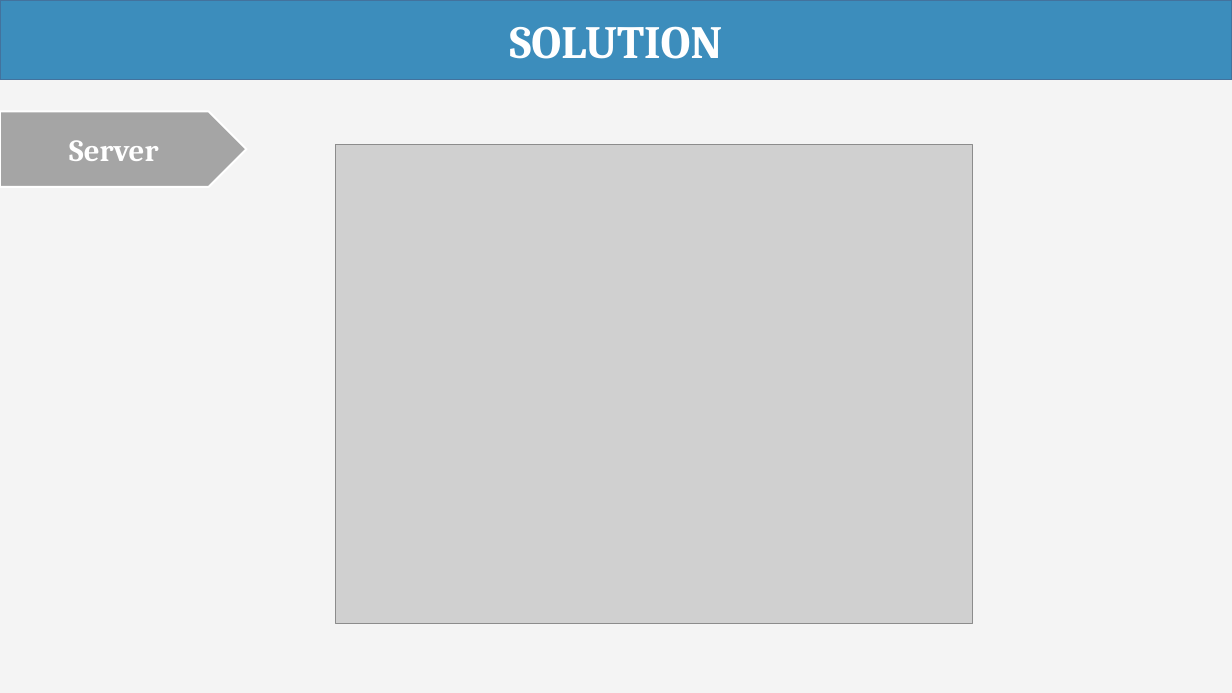
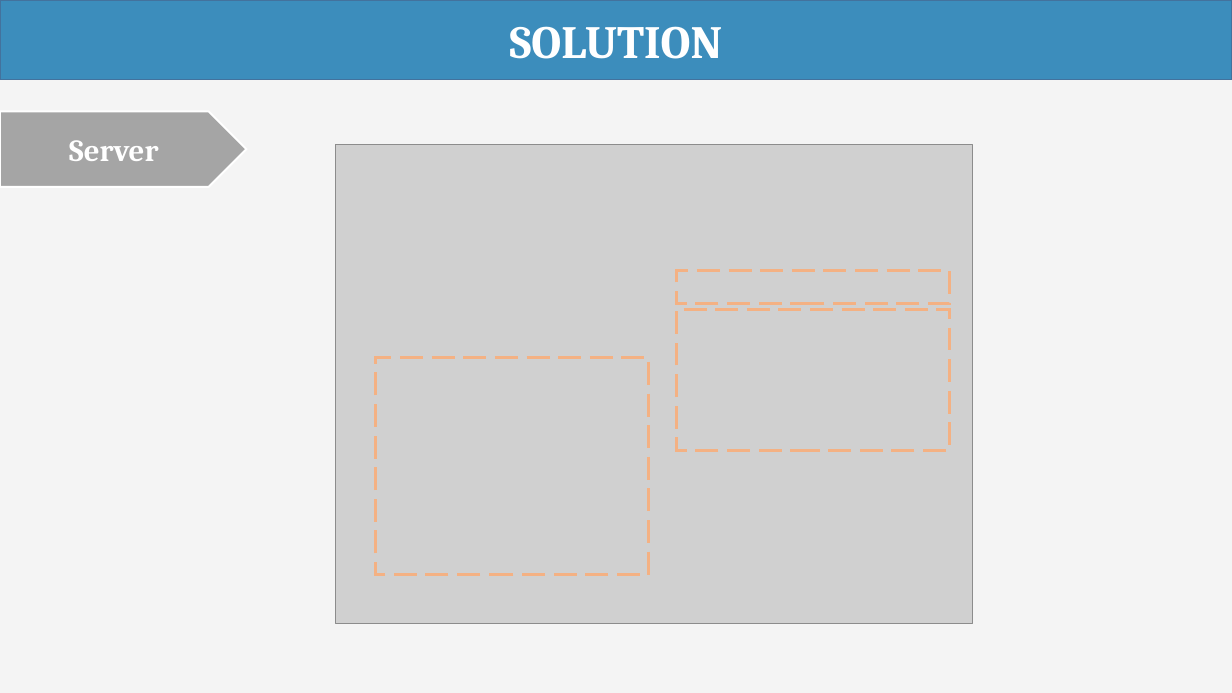
Before and after one commit to haltt051093/IMS-datacenter, a slide deck: slide 42 of Document/Presentation/IMS_20160407_Presentation.pptx. Drawn at 1232x693 pixels with LibreOffice and Linux fonts; fonts in the diff are those of the drawing; grey boxes stand for pictures. Boxes give left, top, right and bottom in pixels: in the first picture for what was removed or moved away, otherwise in the second. Text is boxed around its words. In the diff, an @@ line names an element or a change of style, - is before the commit and + after.

```diff
--- a/Document/Presentation/IMS_20160407_Presentation.pptx
+++ b/Document/Presentation/IMS_20160407_Presentation.pptx
@@ rectangle added at box(677, 271, 950, 304), outline #F4B183 2.25 pt dashed @@
@@ rectangle added at box(677, 310, 950, 451), outline #F4B183 2.25 pt dashed @@
@@ rectangle added at box(375, 358, 649, 576), outline #F4B183 2.25 pt dashed @@
```
Also in this commit, not shown: 11 other slides changed.
